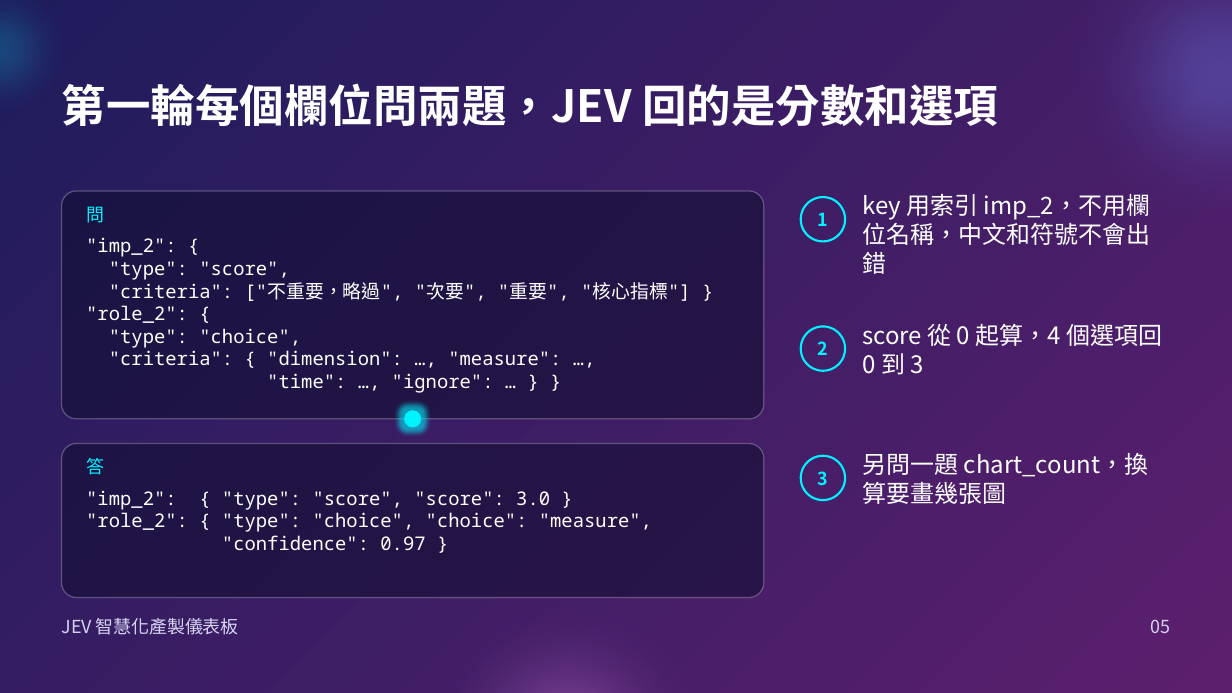
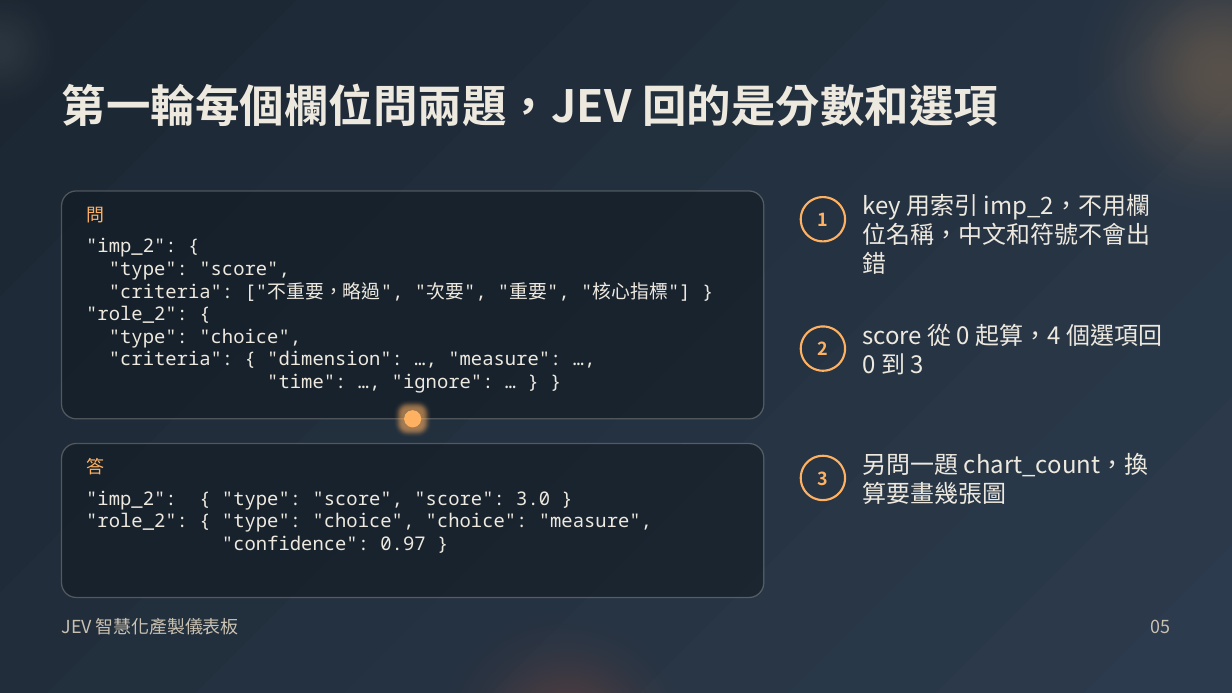
Before and after one commit to kglobe/jev-form-dashboard, a slide deck: slide 5 of docs/slides/JEV儀表板_python-pptx.pptx. Drawn at 1232x693 pixels with LibreOffice and Linux fonts; fonts in the diff are those of the drawing. Boxes give left, top, right and bottom in pixels: in the first picture for what was removed or moved away, otherwise in the second. Text is boxed around its words. In the diff, an @@ line names an element or a change of style, - is before the commit and + after.

```diff
--- a/docs/slides/JEV儀表板_python-pptx.pptx
+++ b/docs/slides/JEV儀表板_python-pptx.pptx
@@ background gradient #1F1C5C to #5B1F6E to gradient #1B2632 to #2C3B4D @@
@@ ellipse at <box>0,0,99,148</box>: fill #00F2FE at 30% opacity to #EEE9DF at 12% opacity @@
@@ ellipse at <box>1010,0,1232,283</box>: fill #667EEA at 55% opacity to #FFB162 at 35% opacity @@
@@ rounded rectangle at <box>62,191,764,419</box>: fill #0F0D2E at 55% opacity to #111921 at 55% opacity; outline #FFFFFF 0.75 pt to #EEE9DF 0.75 pt @@
@@ text "問" at <box>86,206,104,223</box>: text colour #00F2FE to #FFB162 @@
@@ ellipse at <box>404,410,421,428</box>: fill #00F2FE to #FFB162 @@
@@ rounded rectangle at <box>62,444,764,598</box>: fill #0F0D2E at 55% opacity to #111921 at 55% opacity; outline #FFFFFF 0.75 pt to #EEE9DF 0.75 pt @@
@@ text "答" at <box>86,458,104,475</box>: text colour #00F2FE to #FFB162 @@
@@ text colour #00F2FE to #FFB162; outline #00F2FE 1.25 pt to #FFB162 1.25 pt in 3 elements at <box>801,197,845,241</box>, <box>801,326,845,371</box>, <box>801,456,845,500</box> @@
@@ text colour #FFFFFF to #EEE9DF in 6 elements at <box>62,83,998,126</box>, <box>86,238,691,393</box>, <box>86,491,652,550</box>, <box>862,194,1150,274</box>, <box>862,324,1163,375</box>, <box>862,453,1149,504</box> @@
@@ ellipse at <box>382,554,752,693</box>: fill #F093FB at 45% opacity to #A35139 at 55% opacity @@
@@ text "JEV 智慧化產製儀表板" at <box>62,618,239,635</box>: text colour #D6D3F0 to #C9C1B1 @@
@@ text "05" at <box>1151,620,1171,633</box>: text colour #D6D3F0 to #C9C1B1 @@
```
Also in this commit, not shown: 11 other slides changed, 23 other files.
